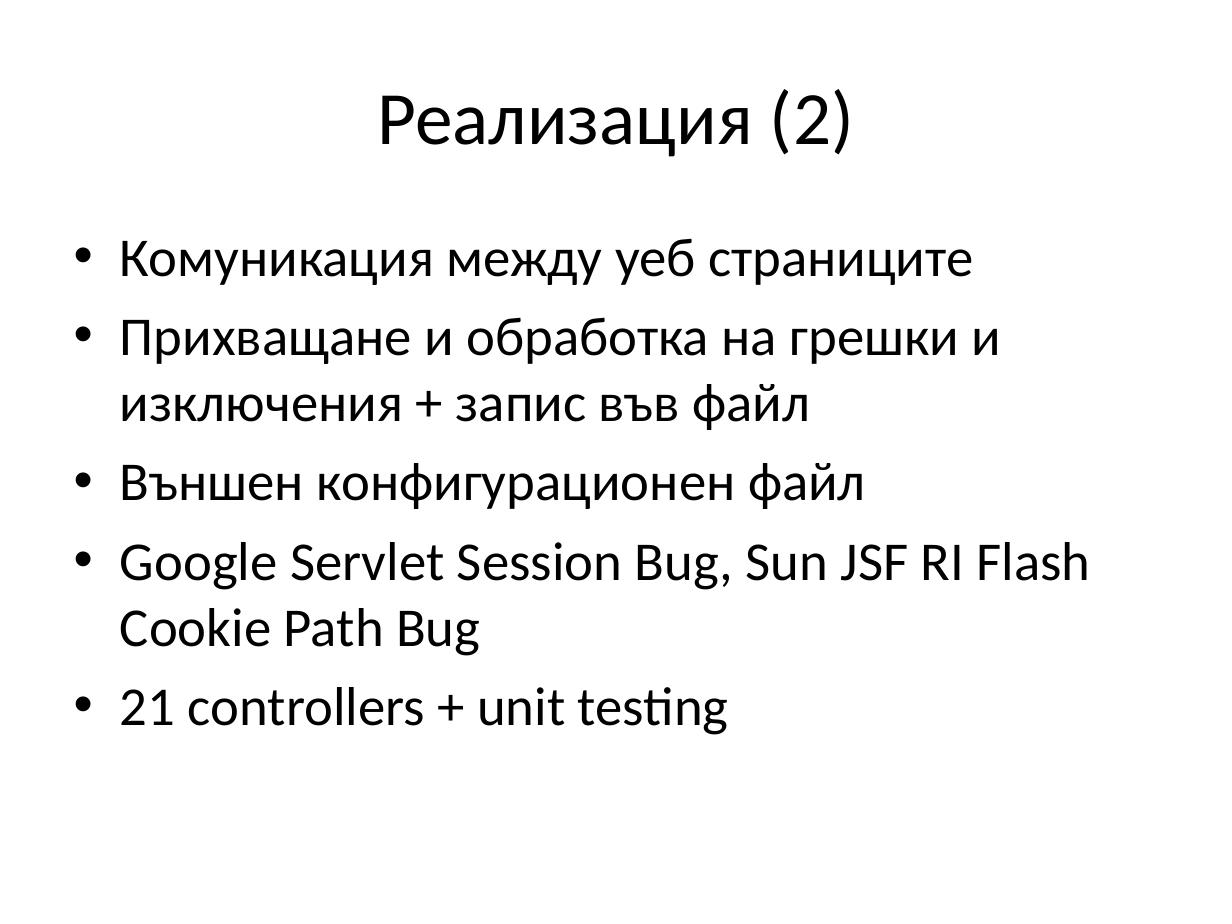
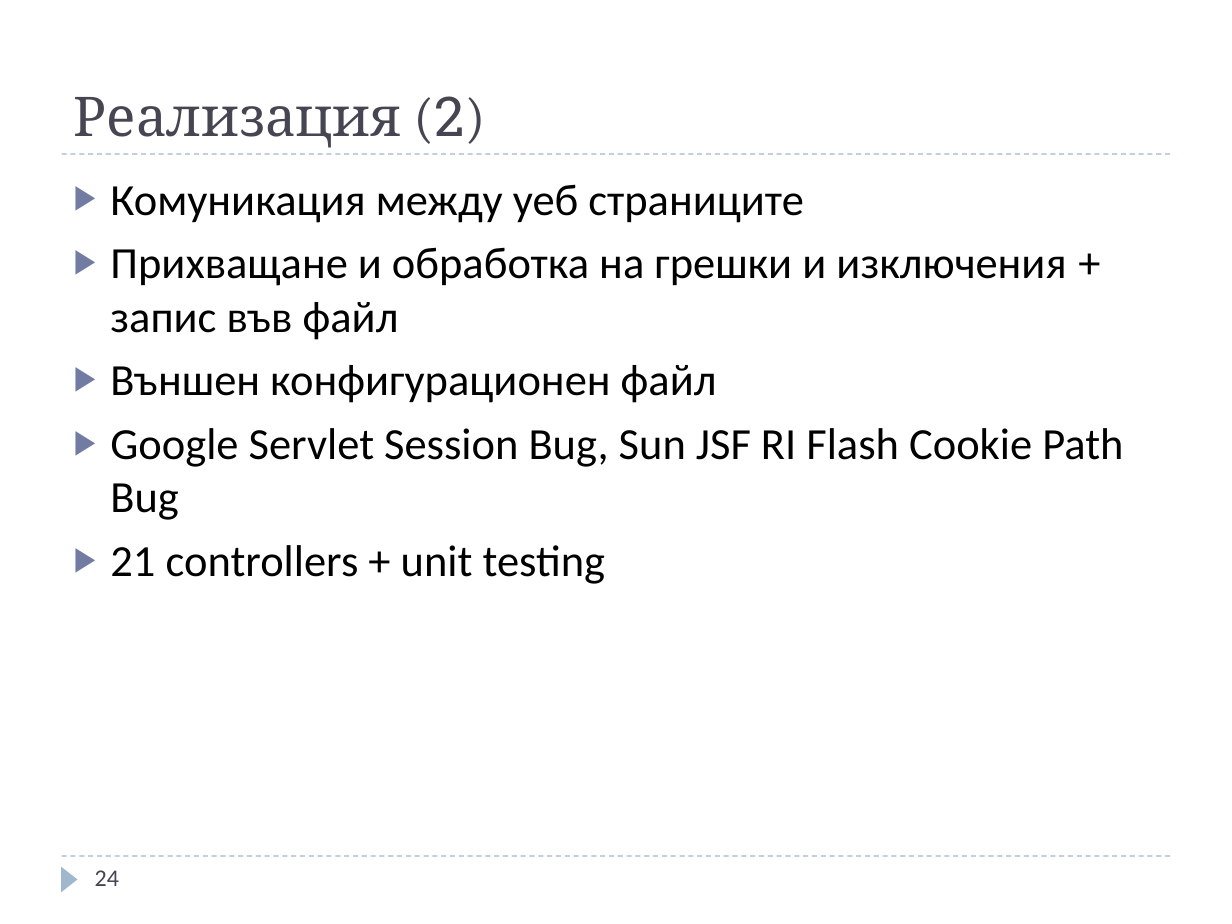
Before and after one commit to jasimcse/team2-strawberry, a slide deck: slide 24 of prezentaciq/venci.ppt. Drawn at 1232x924 pixels with LibreOffice and Linux fonts; fonts in the diff are those of the drawing. Boxes give left, top, right and bottom in pixels: in the first picture for what was removed or moved away, otherwise in the second. Text is boxed around its words. In the diff, an @@ line names an element or a change of style, - is before the commit and + after.

```diff
--- a/prezentaciq/venci.ppt
+++ b/prezentaciq/venci.ppt
@@ title "Реализация (2)": place and size @@
-title "Реализация (2)" at box(378, 89, 854, 157)
+title "Реализация (2)" at box(74, 96, 485, 148)
@@ title "Реализация (2)" at box(74, 96, 485, 148): size 44 to 32 pt, font Calibri to Cambria, text colour #000000 to #464653; font Calibri to Roboto Slab in "(2)"; alignment centre to left; vertical alignment middle to bottom @@
@@ text "Комуникация между уеб страниците": place and size @@
-text "Комуникация между уеб страниците" at box(120, 238, 1091, 735)
+text "Комуникация между уеб страниците" at box(110, 184, 1123, 584)
@@ text "Комуникация между уеб страниците" at box(110, 184, 1123, 584): size 32 to 26 pt; bullet • to ▶; less space between paragraphs; bullet colour #000000 to #727CA3 @@
@@ line added from (62, 154) to (1170, 154), #9FB8CD 0.74 pt dashed @@
@@ line added from (62, 856) to (1170, 856), #9FB8CD 0.74 pt dashed @@
@@ triangle added at box(62, 866, 78, 892), fill #9FB8CD @@
@@ page number added at box(95, 870, 119, 886), 14 pt, text #464653 @@
+24
```
Also in this commit, not shown: 37 other slides changed, 1 slide added, 1 slide removed.
